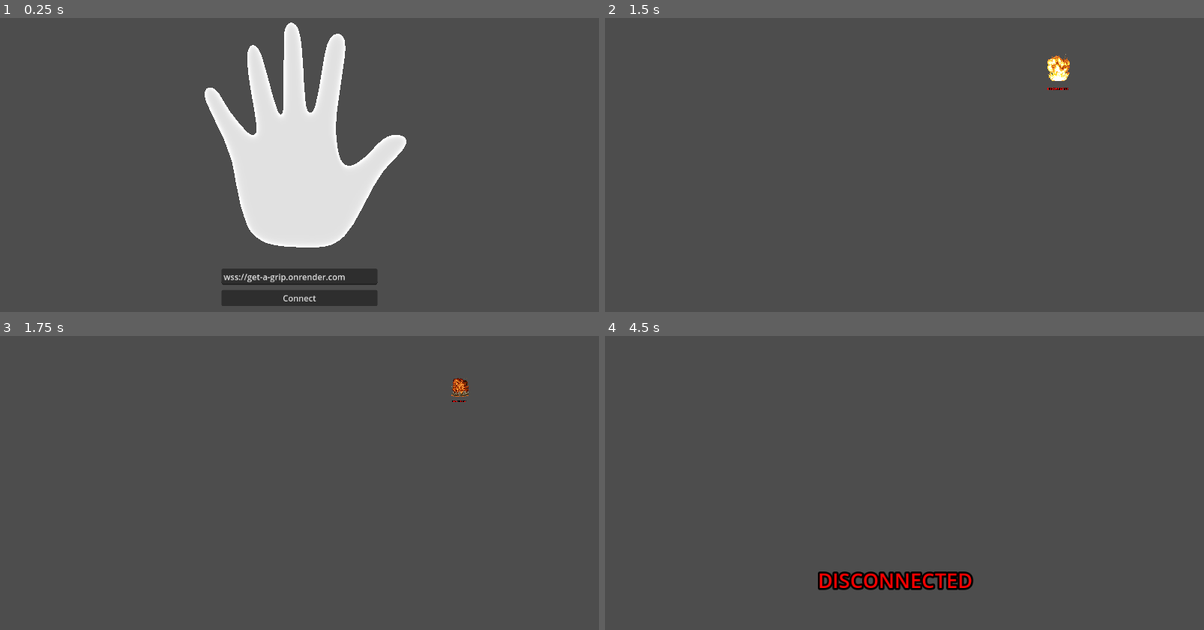
Above: before the commit, frames 1-4 (two rows, left to right).
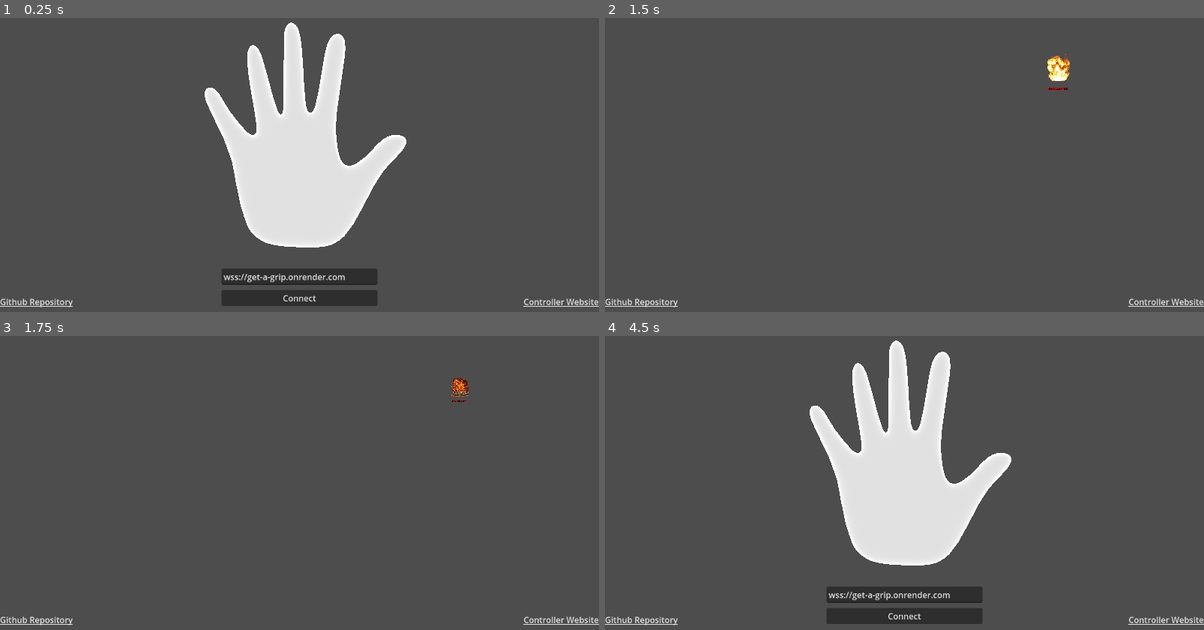
Above: after the commit, the same moments.

Repository: sechols223/Get-a-Grip
Game: Godot game, scene res://main.tscn
Two runs of this game, one before a commit and one after it. Both use one fixed random seed, a clock stepped at 60 frames per second and the inputs below.
Inputs:
- Up to frame 1 (0.25 s): no input
- Up to frame 2 (1.5 s): tap Enter at 0.5 s; hold Right (ui_right) 0.53-1.25 s; click "Connect" at 1.25 s
- Up to frame 3 (1.75 s): no input
- Up to frame 4 (4.5 s): hold Down (ui_down) 2.03-2.78 s; tap Space at 2.75, 4.25 s; hold Right (ui_right) 2.78-3.53 s; tap Enter at 3.5 s; hold Up (ui_up) 3.53-4.28 s; hold Left (ui_left) from 4.28 s (still down)

The runs differ from the first frame. In frame 1, 0.4% of the frame differs, in the area x 0-100%, y 95-99%; in frame 2, 0.4%; in frame 3, 0.4%; in frame 4, 16%, in the area x 0-100%, y 1-99%.

Commit message:
web experience improvements

Diff:
--- a/Get-a-Grip-Virtual-Hand/controllable_hand.tscn
+++ b/Get-a-Grip-Virtual-Hand/controllable_hand.tscn
@@ -597,20 +597,20 @@
 
 [node name="Skeleton3D" parent="Armature" index="0"]
 bones/0/rotation = Quaternion(0.000599558, 6.52078e-05, -0.00209142, 0.999998)
-bones/1/rotation = Quaternion(-0.00505413, 0.0167942, 0.257805, 0.966038)
-bones/2/rotation = Quaternion(2.22957e-09, -3.35276e-08, -3.49609e-08, 1)
-bones/3/rotation = Quaternion(7.16214e-10, 1.95578e-08, -2.75143e-08, 1)
-bones/4/rotation = Quaternion(0.00311749, -0.034588, 0.109283, 0.993404)
-bones/5/rotation = Quaternion(-3.02436e-09, 3.87081e-08, 2.09787e-08, 1)
-bones/6/rotation = Quaternion(3.17278e-09, -1.15251e-08, -3.52361e-08, 1)
-bones/7/rotation = Quaternion(-0.000134748, -0.0162971, 0.0286918, 0.999455)
-bones/8/rotation = Quaternion(5.17453e-12, -5.92991e-10, -1.54966e-09, 1)
-bones/9/rotation = Quaternion(2.21097e-09, -1.55833e-08, -1.09043e-08, 1)
-bones/10/rotation = Quaternion(-0.000790016, -0.00241236, -0.0862038, 0.996274)
-bones/11/rotation = Quaternion(2.8348e-09, -2.35559e-08, -3.76067e-08, 1)
-bones/12/rotation = Quaternion(1.87618e-10, 2.12494e-08, 1.45542e-08, 1)
-bones/13/rotation = Quaternion(-0.0124799, -0.0296294, -0.409635, 0.911683)
-bones/14/rotation = Quaternion(-5.47152e-09, -1.13621e-07, -3.27782e-08, 1)
+bones/1/rotation = Quaternion(-0.00505413, 0.016794, 0.257805, 0.966038)
+bones/2/rotation = Quaternion(2.22955e-09, -3.35276e-08, -3.49607e-08, 1)
+bones/3/rotation = Quaternion(7.16213e-10, 1.95578e-08, -2.75143e-08, 1)
+bones/4/rotation = Quaternion(0.0031175, -0.0345879, 0.109283, 0.993404)
+bones/5/rotation = Quaternion(-3.02436e-09, 3.8708e-08, 2.09787e-08, 1)
+bones/6/rotation = Quaternion(3.17279e-09, -1.15251e-08, -3.52362e-08, 1)
+bones/7/rotation = Quaternion(-0.000134749, -0.0162972, 0.0286918, 0.999455)
+bones/8/rotation = Quaternion(5.17442e-12, -5.92991e-10, -1.54967e-09, 1)
+bones/9/rotation = Quaternion(2.21096e-09, -1.55832e-08, -1.09042e-08, 1)
+bones/10/rotation = Quaternion(-0.000790017, -0.00241235, -0.0862039, 0.996274)
+bones/11/rotation = Quaternion(2.83478e-09, -2.35559e-08, -3.76066e-08, 1)
+bones/12/rotation = Quaternion(1.87617e-10, 2.12495e-08, 1.45542e-08, 1)
+bones/13/rotation = Quaternion(-0.0124797, -0.0296295, -0.409636, 0.911682)
+bones/14/rotation = Quaternion(-5.47153e-09, -1.13621e-07, -3.27783e-08, 1)
 
 [node name="Cube" parent="Armature/Skeleton3D" index="0"]
 surface_material_override/0 = SubResource("StandardMaterial3D_jtagu")
--- a/Get-a-Grip-Virtual-Hand/kaboom.gd
+++ b/Get-a-Grip-Virtual-Hand/kaboom.gd
@@ -6,5 +6,6 @@
 func boom():
 	show()
 	animation_player.play("explode")
-	await get_tree().create_timer(5).timeout
-	get_tree().quit()
+	await animation_player.animation_finished
+	await get_tree().create_timer(2).timeout
+	get_tree().reload_current_scene()
--- a/Get-a-Grip-Virtual-Hand/main.tscn
+++ b/Get-a-Grip-Virtual-Hand/main.tscn
@@ -49,4 +49,27 @@
 text = "Connecting..."
 label_settings = SubResource("LabelSettings_j084q")
 
+[node name="ControllerWebsiteLink" type="LinkButton" parent="."]
+anchors_preset = 3
+anchor_left = 1.0
+anchor_top = 1.0
+anchor_right = 1.0
+anchor_bottom = 1.0
+offset_left = -145.0
+offset_top = -40.0
+grow_horizontal = 0
+grow_vertical = 0
+text = "Controller Website"
+uri = "https://codejester27.github.io/CMPS-375-Get-a-Grip-Website/"
+
+[node name="GithubRepositoryLink" type="LinkButton" parent="."]
+anchors_preset = 2
+anchor_top = 1.0
+anchor_bottom = 1.0
+offset_top = -40.0
+offset_right = 40.0
+grow_vertical = 0
+text = "Github Repository"
+uri = "https://github.com/codeJester27/Get-a-Grip-Virtual-Hand"
+
 [connection signal="submitted" from="ServerAddressForm" to="." method="_on_server_address_form_submitted"]
Not shown, changed: Get-a-Grip-Virtual-Hand/export_presets.cfg
Not shown, removed: Get-a-Grip-Virtual-Hand/coi-serviceworker.js
